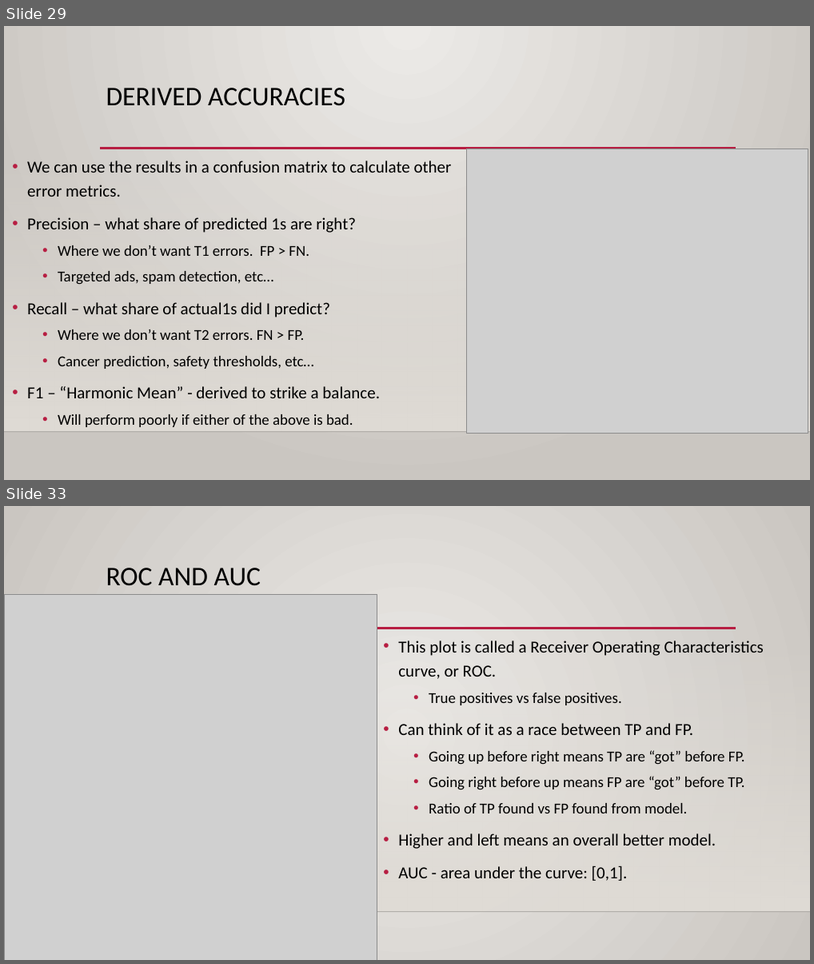
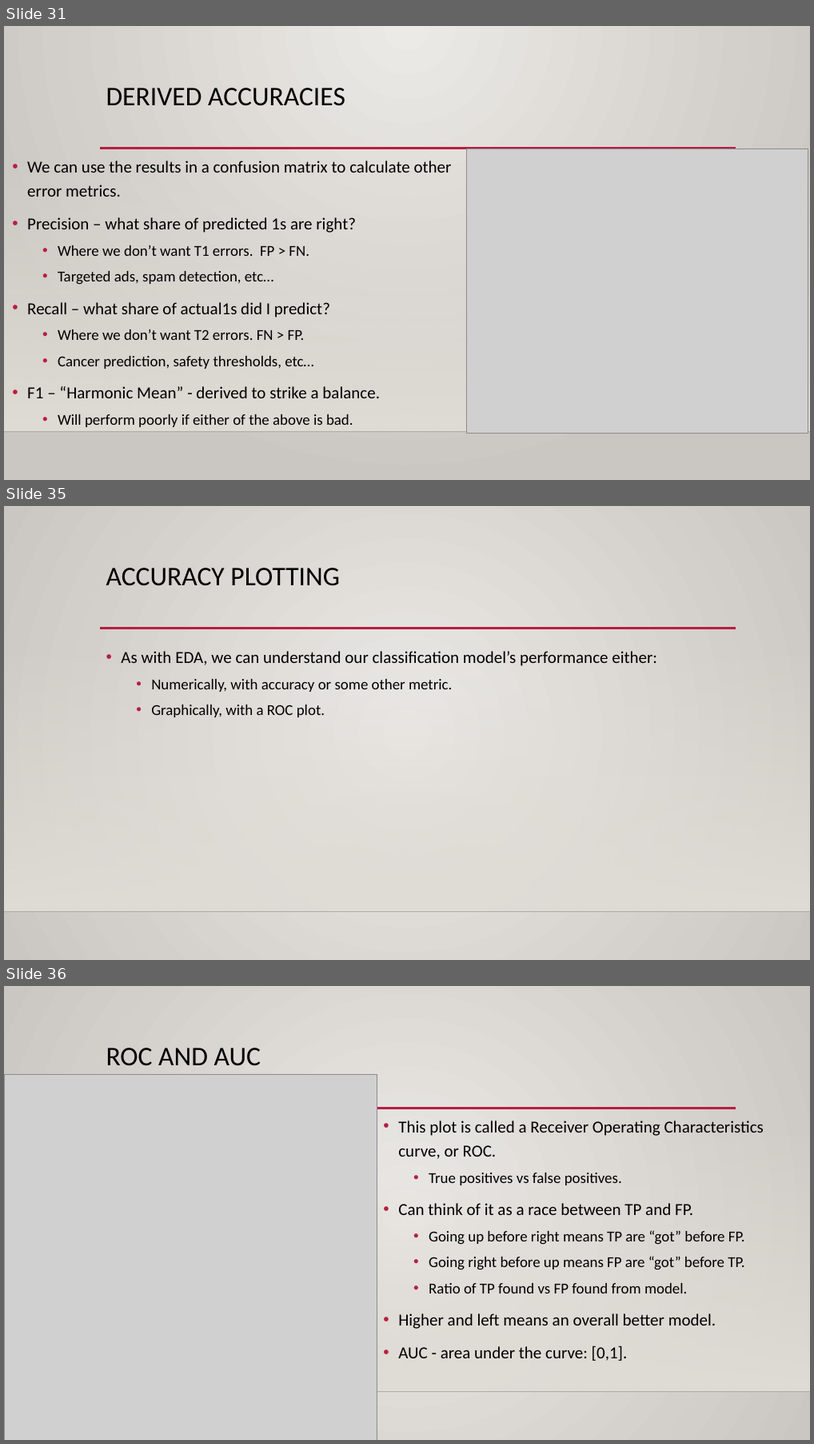
Before and after one commit to AkeemSemperDataScience/Basic_Stats_in_Python_Student_Repository, a slide deck: reference_material/slides/024_log_reg_2.pptx. Shown one above the other, each under a label of ours: slides 29 and 33 before the commit, slides 31, 35 and 36 after it; the slides between them are not shown. The pictures are 814x964 and 814x1444 pixels, drawn with LibreOffice and Linux fonts; fonts in the diff are those of the drawing; grey boxes stand for pictures; background and template pictures are left out. Boxes give left, top, right and bottom in pixels: in the first picture for what was removed or moved away, otherwise in the second. Text is boxed around its words. In the diff, an @@ line names an element or a change of style, - is before the commit and + after.

```diff
--- a/reference_material/slides/024_log_reg_2.pptx
+++ b/reference_material/slides/024_log_reg_2.pptx
@@ slide 35 added at (4, 506, 810, 960), background gradient #ECEAE7 to #CAC7C1; not listed: 3 template elements that a slide beside it also shows @@
@@ title added at (106, 568, 340, 586), 32 pt, text #000000 @@
+ACCURACY PLOTTING
@@ text added at (121, 651, 658, 717), 20 pt, text #000000 @@
+• As with EDA, we can understand our classification model’s performance either:
+  • Numerically, with accuracy or some other metric.
+  • Graphically, with a ROC plot.
@@ what was slide 29 is now slide 31 @@
@@ what was slide 33 is now slide 36 @@
```
Also in this commit, not shown: 15 slides changed, 22 other slides added, 1 slide removed, 3 other files.
